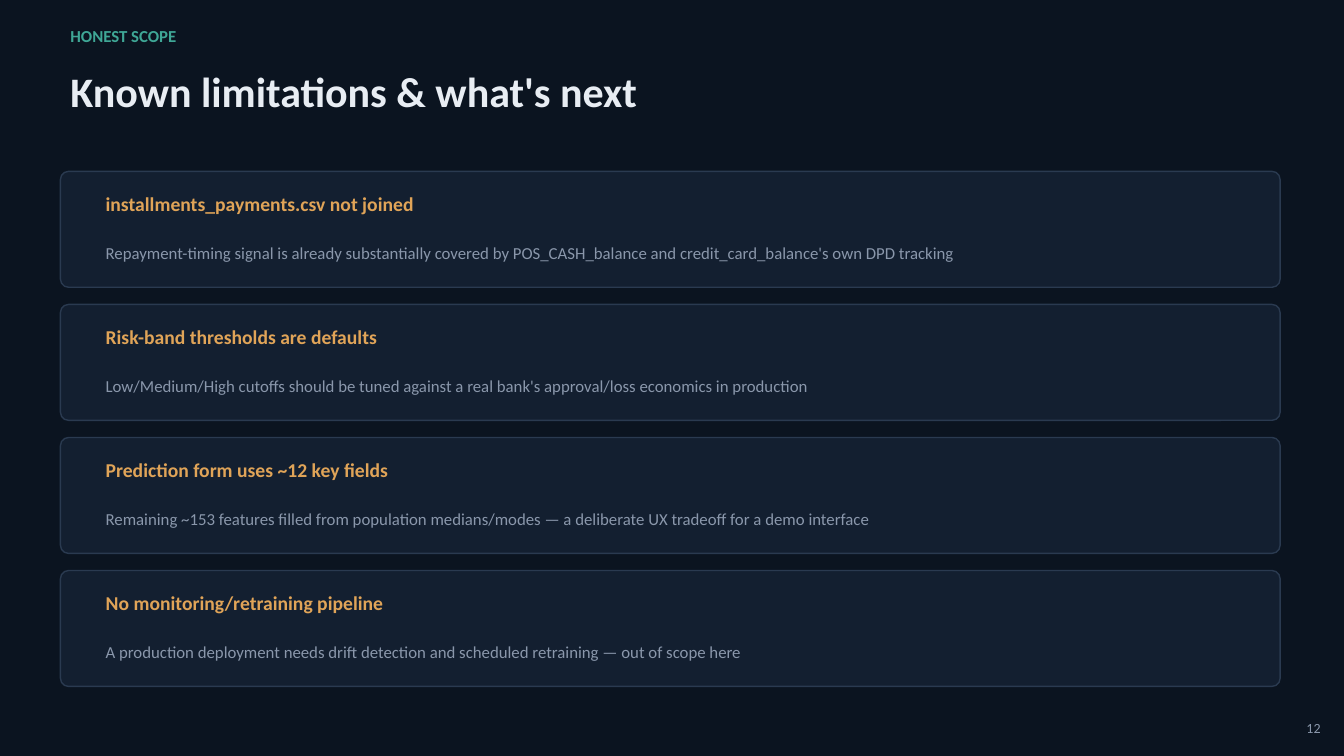
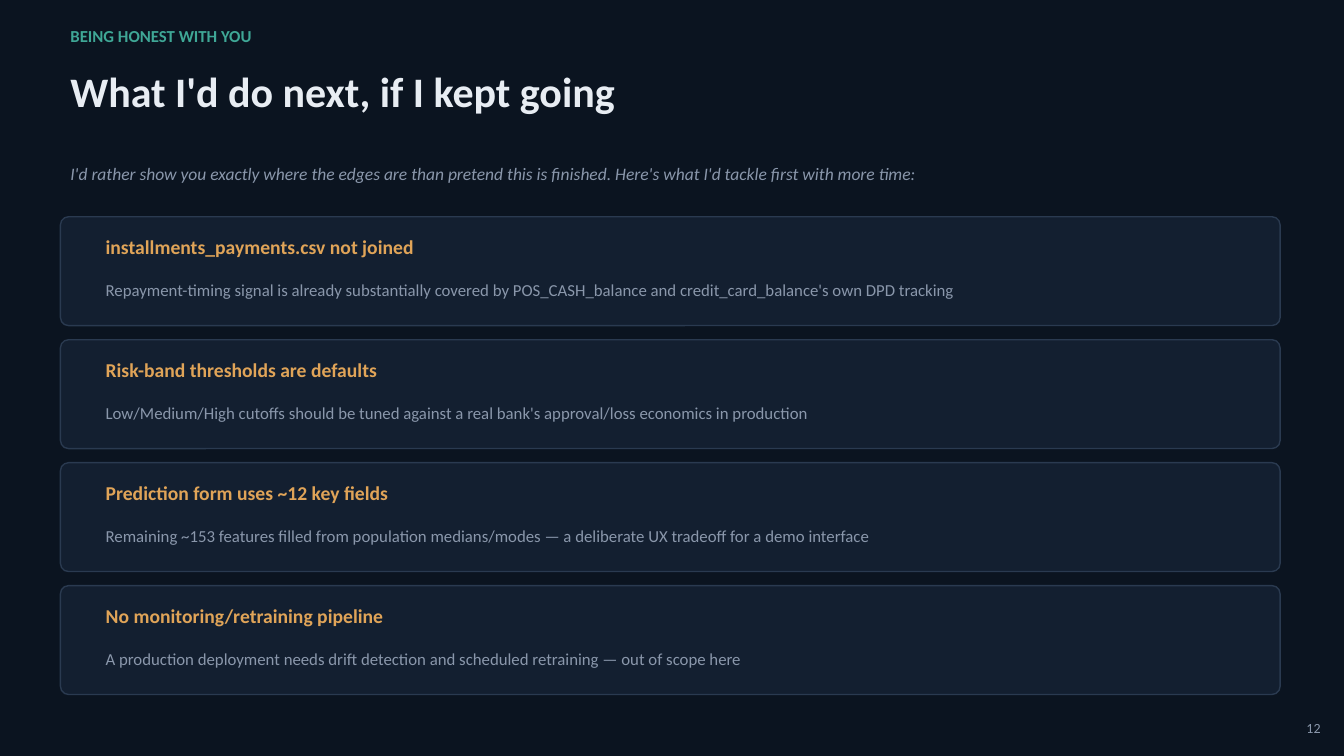
Before and after one commit to malavika-krishna24/credit-risk-platform, a slide deck: slide 12 of documents/Credit_Risk_Platform_Presentation.pptx. Drawn at 1344x756 pixels with LibreOffice and Linux fonts; fonts in the diff are those of the drawing. Boxes give left, top, right and bottom in pixels: in the first picture for what was removed or moved away, otherwise in the second. Text is boxed around its words. In the diff, an @@ line names an element or a change of style, - is before the commit and + after.

```diff
--- a/documents/Credit_Risk_Platform_Presentation.pptx
+++ b/documents/Credit_Risk_Platform_Presentation.pptx
@@ text at (x1=70, y1=31, x2=251, y2=42): text changed @@
-HONEST SCOPE
+BEING HONEST WITH YOU
@@ text at (x1=70, y1=77, x2=615, y2=114): text changed @@
-Known limitations & what's next
+What I'd do next, if I kept going
@@ text added at (x1=70, y1=168, x2=916, y2=183), 12.5 pt, text #8A97AB, italic @@
+I'd rather show you exactly where the edges are than pretend this is finished. Here's what I'd tackle first with more time:
@@ proportions changed in 4 elements at (x1=60, y1=586, x2=1280, y2=695), (x1=60, y1=463, x2=1280, y2=572), (x1=60, y1=340, x2=1280, y2=449), (x1=60, y1=217, x2=1280, y2=326) @@
@@ rounded rectangle resized from (x1=60, y1=171, x2=1280, y2=287) to (x1=60, y1=217, x2=1280, y2=326) @@
@@ text "installments_payments.csv not joined" moved from (x1=106, y1=197, x2=413, y2=215) to (x1=106, y1=240, x2=413, y2=258) @@
@@ text "Repayment-timing signal is already substantially ..." moved from (x1=106, y1=247, x2=953, y2=262) to (x1=106, y1=284, x2=953, y2=299) @@
@@ rounded rectangle resized from (x1=60, y1=304, x2=1280, y2=420) to (x1=60, y1=340, x2=1280, y2=449) @@
@@ text "Risk-band thresholds are defaults" moved from (x1=106, y1=330, x2=377, y2=344) to (x1=106, y1=363, x2=377, y2=377) @@
@@ text "Low/Medium/High cutoffs should be tuned ..." moved from (x1=106, y1=380, x2=807, y2=395) to (x1=106, y1=407, x2=807, y2=422) @@
@@ rounded rectangle resized from (x1=60, y1=438, x2=1280, y2=554) to (x1=60, y1=463, x2=1280, y2=572) @@
@@ text "Prediction form uses ~12 key ..." moved from (x1=106, y1=463, x2=388, y2=480) to (x1=106, y1=486, x2=388, y2=503) @@
@@ text "Remaining ~153 features filled from ..." moved from (x1=106, y1=513, x2=869, y2=528) to (x1=106, y1=530, x2=869, y2=545) @@
@@ rounded rectangle resized from (x1=60, y1=571, x2=1280, y2=687) to (x1=60, y1=586, x2=1280, y2=695) @@
@@ text "No monitoring/retraining pipeline" moved from (x1=106, y1=596, x2=383, y2=614) to (x1=106, y1=609, x2=383, y2=627) @@
@@ text "A production deployment needs drift ..." moved from (x1=106, y1=646, x2=740, y2=661) to (x1=106, y1=653, x2=740, y2=668) @@
```
Also in this commit, not shown: 2 other slides changed, 1 slide added, 1 slide removed, 2 other files.
